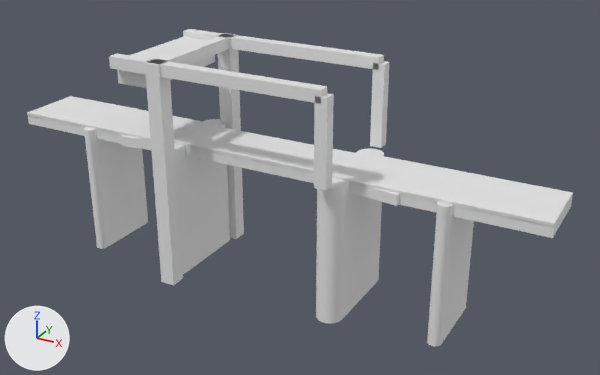
Renders of the glTF model models/amsterdam/amsterdam-ezelsbrug-brug-1904/amsterdam-ezelsbrug-brug-1904.glb from each side of a commit.
One viewpoint serves both versions: a camera (50 mm lens) standing at (30.1, -49.7, 23.0) and looking at (2.4, 0.8, -2.3). Arrows for +X, +Y and +Z are at lower left; the lights stay in place. The older version comes first.

The first picture shows 'building:balans', 'building:balans 2', 'building:contragewicht', 'building:hamei', 'building:hamei 2', 'building:hangstang', 'building:hangstang 2', 'building:pijler', 'building:pijler 2', 'building:pijler 3', 'building:pijler 4', 'building:portaal', 'road:dek', 'road:fietspad', 'road:voetpad'.
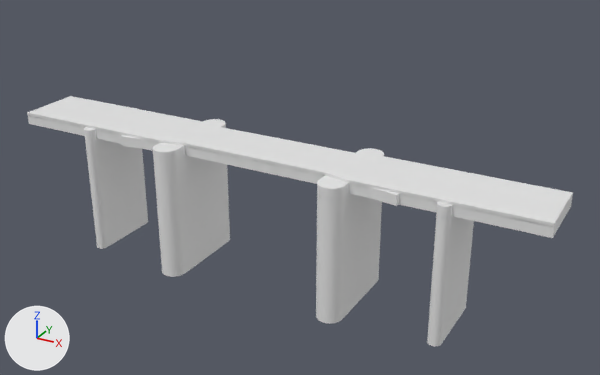
Pixel boxes (x1, y1, x2, y2) of what changed, in the pictures (600 x 375 px):
'building:hamei 2', deleted: before (145, 59, 183, 285)
'building:balans 2', deleted: before (109, 53, 327, 104)
'building:balans', deleted: before (183, 29, 384, 70)
'building:hamei', deleted: before (217, 33, 244, 239)
'building:hangstang 2', deleted: before (314, 93, 334, 191)
'building:hangstang', deleted: before (370, 61, 389, 148)
'building:contragewicht', deleted: before (117, 37, 215, 88)
'building:portaal', deleted: before (156, 35, 230, 65)

What the commit changed:
Object 'building:hamei' (ob_building_hamei) is deleted.
Object 'building:hamei 2' (ob_building_hamei_2) is deleted.
Object 'building:portaal' (ob_building_portaal) is deleted.
Object 'building:balans' (ob_building_balans) is deleted.
Object 'building:hangstang' (ob_building_hangstang) is deleted.
Object 'building:balans 2' (ob_building_balans_2) is deleted.
Object 'building:hangstang 2' (ob_building_hangstang_2) is deleted.
Object 'building:contragewicht' (ob_building_contragewicht) is deleted.
